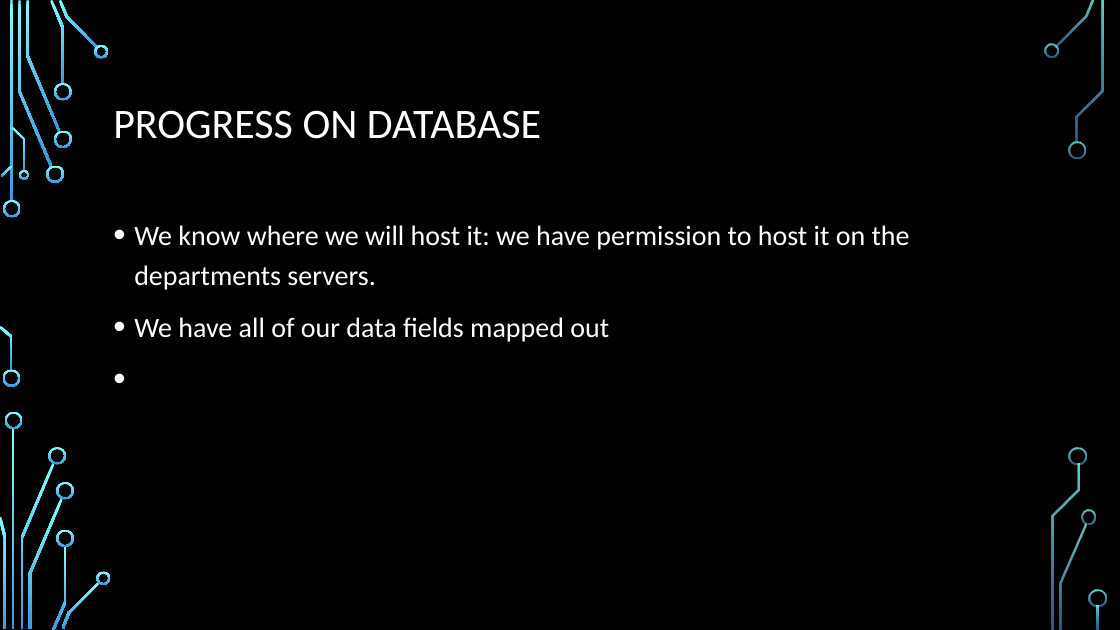
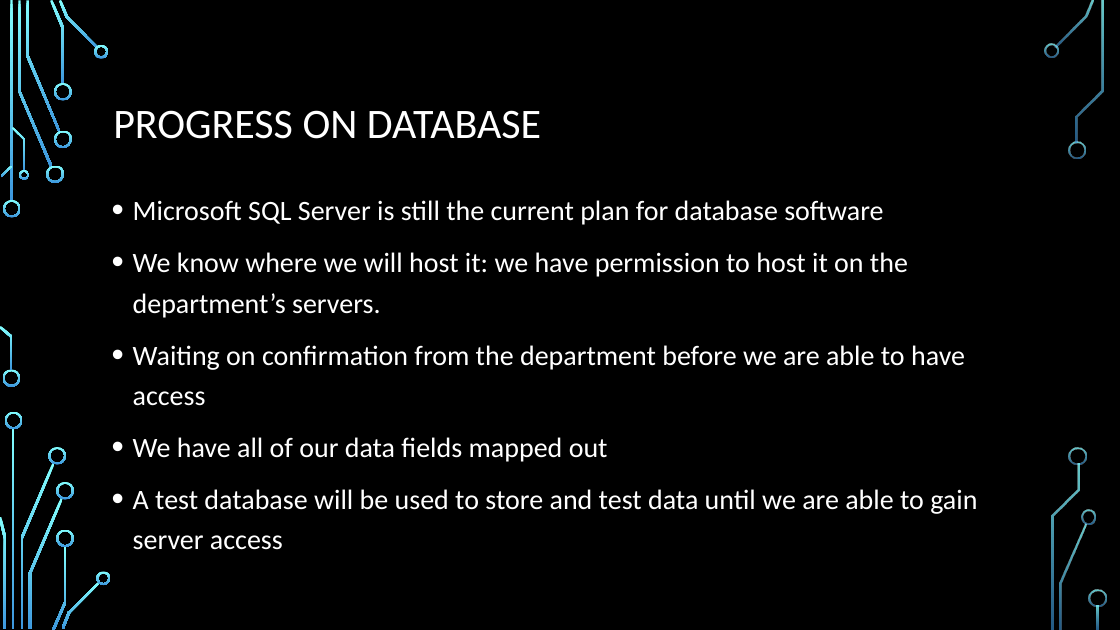
Before and after one commit to frozenNodak/InventoryManagement491, a slide deck: slide 4 of Inventory Management System demo draft.pptx. Drawn at 1120x630 pixels with LibreOffice and Linux fonts; fonts in the diff are those of the drawing; background and template pictures are left out. Boxes give left, top, right and bottom in pixels: in the first picture for what was removed or moved away, otherwise in the second. Text is boxed around its words. In the diff, an @@ line names an element or a change of style, - is before the commit and + after.

Commit message:
Updated diagram, added presentation data
Added my part to the demo presentation, including a new database diagram with the finalized fields.

```diff
--- a/Inventory Management System demo draft.pptx
+++ b/Inventory Management System demo draft.pptx
@@ text "Microsoft SQL Server is still ...": place and size @@
-text "Microsoft SQL Server is still ..." at (134,225,910,342)
+text "Microsoft SQL Server is still ..." at (133,200,977,550)
@@ text at (133,200,965,406): text changed @@
-• We know where we will host it: we have permission to host it on the departments servers.
+• Microsoft SQL Server is still the current plan for database software
+• We know where we will host it: we have permission to host it on the department’s servers.
+• Waiting on confirmation from the department before we are able to have access
@@ text at (133,489,977,550): paragraph added @@
+• A test database will be used to store and test data until we are able to gain server access
```
Also in this commit, not shown: 3 other slides changed, 1 slide added, 1 other file.
